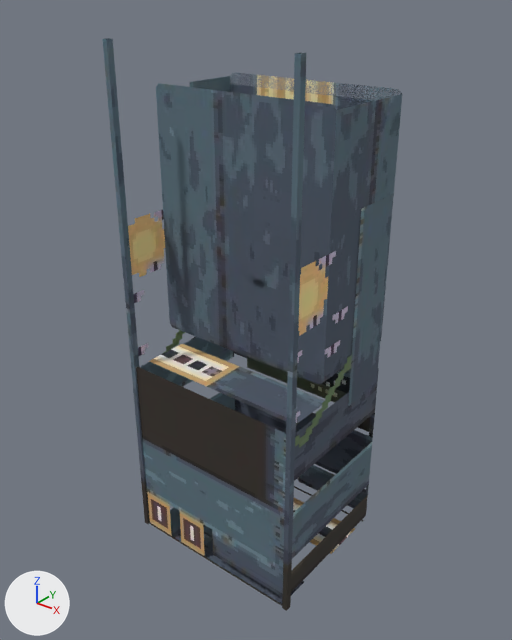
The glTF model public/models/items/moth_arcade.glb as it was, and as the next commit left it.
Rendered twice from a 50 mm lens placed at (1.9, -2.36, 2.73), pointed at (0.0, 0.02, 1.26). Arrows for +X, +Y and +Z are at lower left; the lights stay in place. The older version comes first. Where no turn or scale is listed for an object, it has been applied to the vertices. Vertices at exactly the same position are counted once.

The first picture shows 'static'.
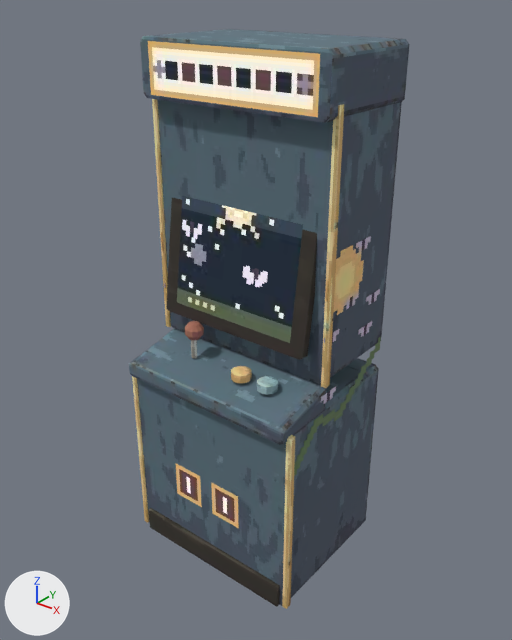
Changed parts and their boxes [x1, y1, x2, y2] in the pictures (512 x 640 px; the box of a moved part takes in the faces that stretch with it):
'static', reshaped (6% narrower): before [103, 38, 402, 611]; after [129, 29, 409, 609]
'stick_ball', reshaped (not visible before): after [185, 321, 204, 340]
part 1 of me_static, added (brown): after [132, 376, 149, 523]
part 2 of me_static, added (brown): after [152, 99, 171, 327]
part 3 of me_static, added (brown): after [282, 435, 295, 609]
part 4 of me_static, added (brown): after [321, 104, 344, 388]
part 5 of me_static, deleted (blue): before [103, 38, 150, 524]
part 6 of me_static, deleted (blue): before [282, 53, 306, 611]
part 7 of me_static, moved or reshaped (not visible before): after [192, 340, 278, 395]
part 8 of me_static, surface changed: before [128, 73, 402, 606]; after [129, 30, 409, 607]
part 10 of me_glow_moth0, surface changed: after [182, 220, 202, 239]
part 11 of me_glow_moth1, surface changed: after [245, 266, 268, 287]
part 12 of me_glow_moth2, surface changed: after [243, 266, 264, 287]

What the commit changed:
me_static is used by ob_static; location (0.0, 0.0, 0.0).
me_static had 166 vertices, 243 faces and spanned x -0.49..0.49, y -0.38..0.41, z 0.0..2.5.
me_static now has 198 vertices, 291 faces and spans x -0.49..0.49, y -0.38..0.41, z 0.0..2.5.
me_static part 1: a new loose piece, a box spanning x -0.488..-0.463, y -0.353..-0.322, z 0.012..0.988, in mat_solid.
me_static part 2: a new loose piece, a box spanning x -0.488..-0.463, y -0.103..-0.072, z 1.119..2.306, in mat_solid.
me_static part 3: a new loose piece, a box spanning x 0.463..0.488, y -0.353..-0.322, z 0.012..0.988, in mat_solid.
me_static part 4: a new loose piece, a box spanning x 0.463..0.488, y -0.103..-0.072, z 1.119..2.306, in mat_solid.
me_static part 5: the loose piece of 8 vertices spanning x -0.49..-0.46, y -0.35..-0.32, z 0.0..2.5 is deleted.
me_static part 6: the loose piece of 8 vertices spanning x 0.46..0.49, y -0.35..-0.32, z 0.0..2.5 is deleted.
me_static part 7: 16 vertices moved from x 0.07..0.28, y -0.27..-0.18, z 1.09..1.12 to x 0.07..0.29, y -0.26..-0.18, z 1.09..1.12; 12 vertices removed from x -0.2..0.31, y -0.27..-0.2, z 1.09..1.23; 28 vertices added at x -0.2..0.31, y -0.27..-0.19, z 1.09..1.23.
me_static part 8: 172 kept faces spanning x -0.48..0.48, y -0.38..0.41, z 0.0..2.5 get new texture (UV) coordinates.
me_stick_ball is used by ob_stick_ball; location (-0.183, -0.213, 1.184).
me_stick_ball had 26 vertices, 48 faces and spanned x -0.0469..0.0469, y -0.0469..0.0469, z 0.0..0.0938.
me_stick_ball now has 46 vertices, 88 faces and spans x -0.0446..0.0446, y -0.0446..0.0428, z 0.0..0.0938.
Part 9, on me_stick_ball:
24 vertices are removed from x -0.0469..0.0469, y -0.0469..0.0469, z 0.0137..0.08.
48 faces are deleted.
33 vertices are added at x -0.0446..0.0446, y -0.0446..0.0428, z 0.009..0.0848.
11 new vertices lie (0.0, 0.0, 0.029) away from vertices in x -0.0446..0.0446, y -0.0446..0.0428, z 0.0324.
88 new faces join them.
me_glow_moth0 has 4 vertices, 2 faces and spans x -0.0601..0.0601, y -0.005..0.005, z -0.0357..0.0357.
me_glow_moth0 is used by ob_glow_moth0; location (-0.243, -0.138, 1.694).
me_glow_moth0 part 10: texture (UV) coordinates of 2 of 2 faces, centred in x -0.02..0.02, y -0.0017..0.0017, z -0.0119..0.0119, changed; they spanned u 0.35..0.37, v 0.14..0.15 and now span u 0.9..0.92, v 0.44..0.45.
me_glow_moth1 has 4 vertices, 2 faces and spans x -0.0601..0.0601, y -0.005..0.005, z -0.0357..0.0357.
me_glow_moth1 is used by ob_glow_moth1; location (0.129, -0.138, 1.56).
me_glow_moth1 part 11: texture (UV) coordinates of 2 of 2 faces, centred in x -0.02..0.02, y -0.0017..0.0017, z -0.0119..0.0119, changed; they spanned u 0.38..0.4, v 0.14..0.15 and now span u 0.92..0.94, v 0.44..0.45.
me_glow_moth2 has 4 vertices, 2 faces and spans x -0.0601..0.0601, y -0.005..0.005, z -0.0357..0.0357.
me_glow_moth2 is used by ob_glow_moth2; location (0.114, -0.138, 1.551).
me_glow_moth2 part 12: texture (UV) coordinates of 2 of 2 faces, centred in x -0.02..0.02, y -0.0017..0.0017, z -0.0119..0.0119, changed; they spanned u 0.41..0.43, v 0.14..0.15 and now span u 0.95..0.96, v 0.44..0.45.
